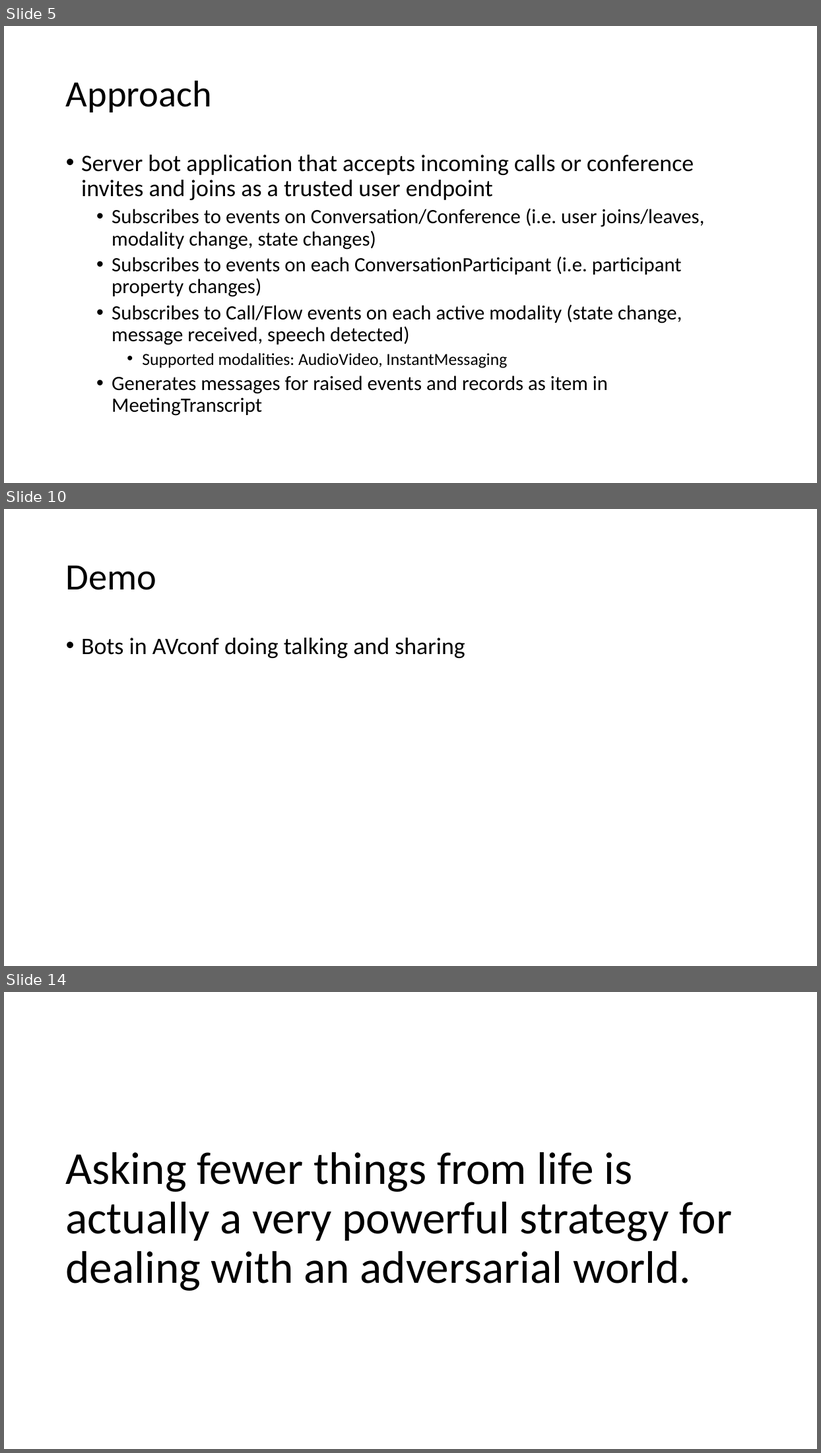
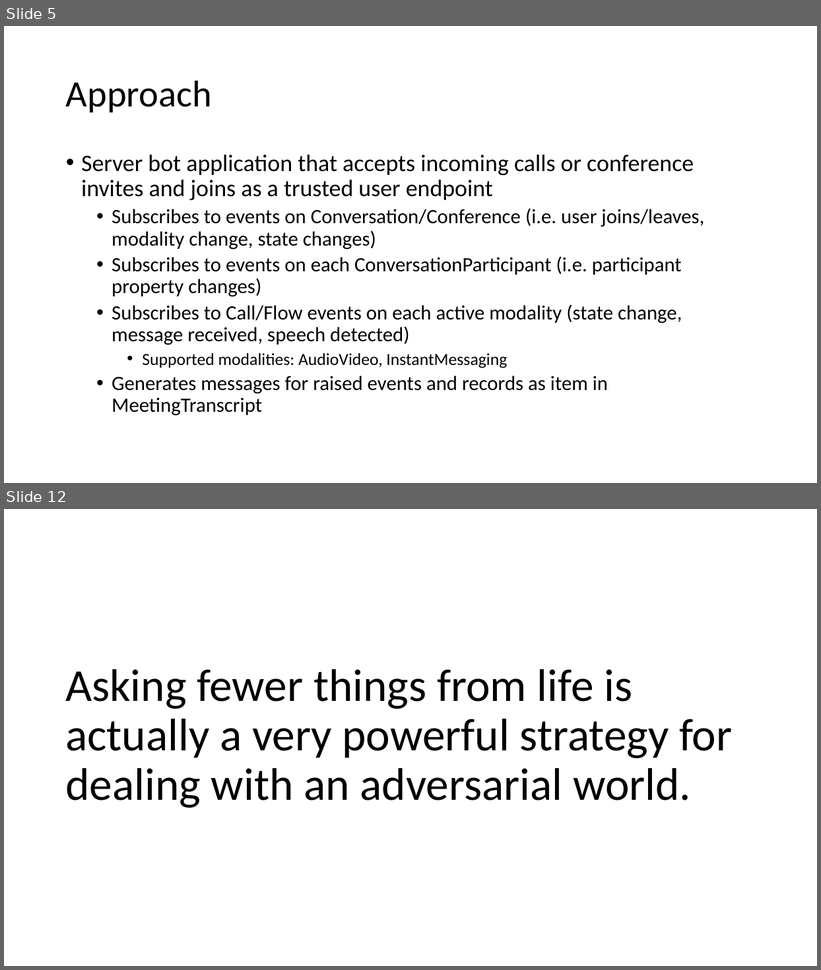
Before and after one commit to saluber/LyncMeetingTranscript, a slide deck: LyncMeetingTranscript.pptx. Shown one above the other, each under a label of ours: slides 5, 10 and 14 before the commit, slides 5 and 12 after it; the slides between them are not shown. The pictures are 821x1453 and 821x970 pixels, drawn with LibreOffice and Linux fonts; fonts in the diff are those of the drawing. Boxes give left, top, right and bottom in pixels: in the first picture for what was removed or moved away, otherwise in the second. Text is boxed around its words. In the diff, an @@ line names an element or a change of style, - is before the commit and + after.

Commit message:
Update demo ppt

```diff
--- a/LyncMeetingTranscript.pptx
+++ b/LyncMeetingTranscript.pptx
@@ slide 10 removed at box(4, 509, 817, 966), background #FFFFFF @@
@@ title removed at box(66, 565, 157, 590) @@
-Demo
@@ text removed at box(81, 638, 465, 658) @@
-• Bots in AVconf doing talking and sharing
@@ what was slide 14 is now slide 12 @@
```
Also in this commit, not shown: 6 slides changed, 5 slides added, 4 other slides removed, 6 other files.
